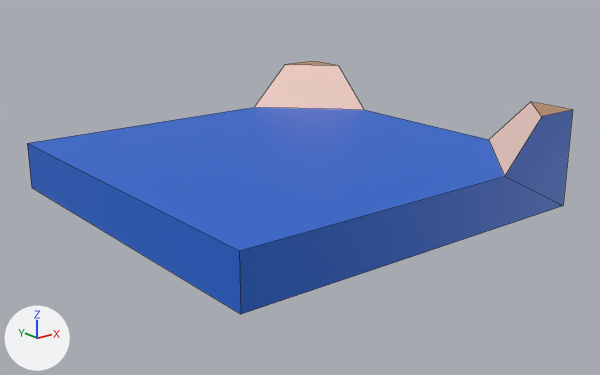
One commit to the FBX model Assets/FBX/Modular Terrain/Ground_Tile_2Coast_2Water_Corner.fbx: the scene before it, then after it.
Before and after are seen from a 50 mm camera at (-5.14, -6.62, 1.72) aimed at (0.02, -0.17, -0.87). Lighting does not change. The marker at lower left points along +X, +Y and +Z. Mesh edges are drawn as thin lines.

The older version as bpy lines, for what is in view:
```python
me_cube = bpy.data.meshes.new('Cube')
me_cube.from_pydata(...)  # 16 vertices, 11 faces; spans x -2.0..2.0, y -2.0..2.0, z -1.0..0.0
me_cube.materials.append(mat_material)  # picture img_palette_pixel_png
# before: 0 (-2.0, 2.0, -0.5) at pixel (27, 143), 1 (2.0, 1.0, -0.5) at pixel (364, 109), 2 (2.0, -1.0, -0.5) at pixel (488, 139), 3 (2.0, -2.0, 0.0) at pixel (572, 109), 4 (1.5, -2.0, 0.0) at pixel (541, 116)
# before: 5 (2.0, -1.5, 0.0) at pixel (530, 101), 6 (-2.0, -2.0, -0.5) at pixel (239, 250), 7 (1.0, -2.0, -0.5) at pixel (504, 176), 8 (-2.0, 2.0, -1.0) at pixel (31, 187), 9 (2.0, 2.0, -1.0)
# before: 10 (2.0, -2.0, -1.0) at pixel (563, 205), 11 (-2.0, -2.0, -1.0) at pixel (240, 314), 12 (2.0, 1.5, 0.0) at pixel (338, 65), 13 (2.0, 2.0, 0.0) at pixel (314, 61), 14 (1.5, 2.0, 0.0) at pixel (284, 64)
# before: 15 (1.0, 2.0, -0.5) at pixel (254, 107)
ob_cube = bpy.data.objects.new('Cube', me_cube)
ob_cube.location = (0.0, 0.0, 0.0)
```
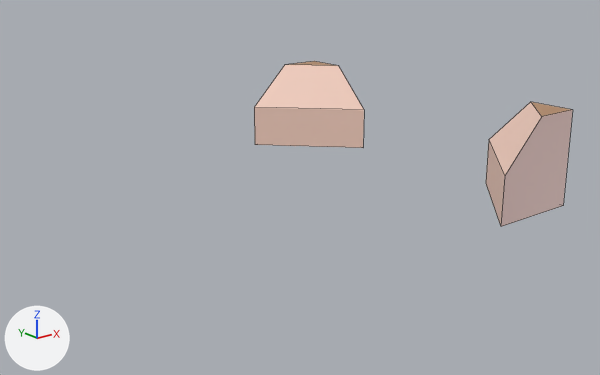
Where the newer file only moved an object's origin or applied its transform, the numbers keep the older frame.

Pixel boxes [x1, y1, x2, y2] of what changed, in the pictures (600 x 375 px; the box of a moved part takes in the faces that stretch with it):
'Cube', reshaped (41% narrower, 34% shorter): before [27, 61, 573, 314]; after [254, 61, 573, 227]
part 1 of me_cube, moved or reshaped: before [27, 107, 573, 314]; after [254, 107, 573, 227]

What the commit changed:
me_cube is used by ob_cube; location (0.0, 0.0, 0.0).
Verts and faces of me_cube; kept vertices keep their numbers, new ones are numbered from 16.
me_cube had 16 vertices, 11 faces and spanned x -2.0..2.0, y -2.0..2.0, z -1.0..0.0.
me_cube now has 16 vertices, 12 faces and spans x 1.0..2.0, y -2.0..2.0, z -1.0..0.0.
Part 1, on me_cube:
Vertices deleted: 0, 6, 8, 11 (with the faces that use them).
Faces deleted: (3, 4, 7, 10), (1, 2, 5, 3, 10, 9, 13, 12).
New vertices 16 to 19 stand at vertices 1, 2, 7, 15, in that order, plus (0.0, 0.0, -0.5).
New faces: (9, 16, 19), (3, 4, 7, 18, 10), (9, 19, 15, 14, 13), (1, 16, 9, 13, 12), (2, 5, 3, 10, 17), (10, 18, 17).
New faces: (2, 17, 18, 7), (1, 15, 19, 16).
